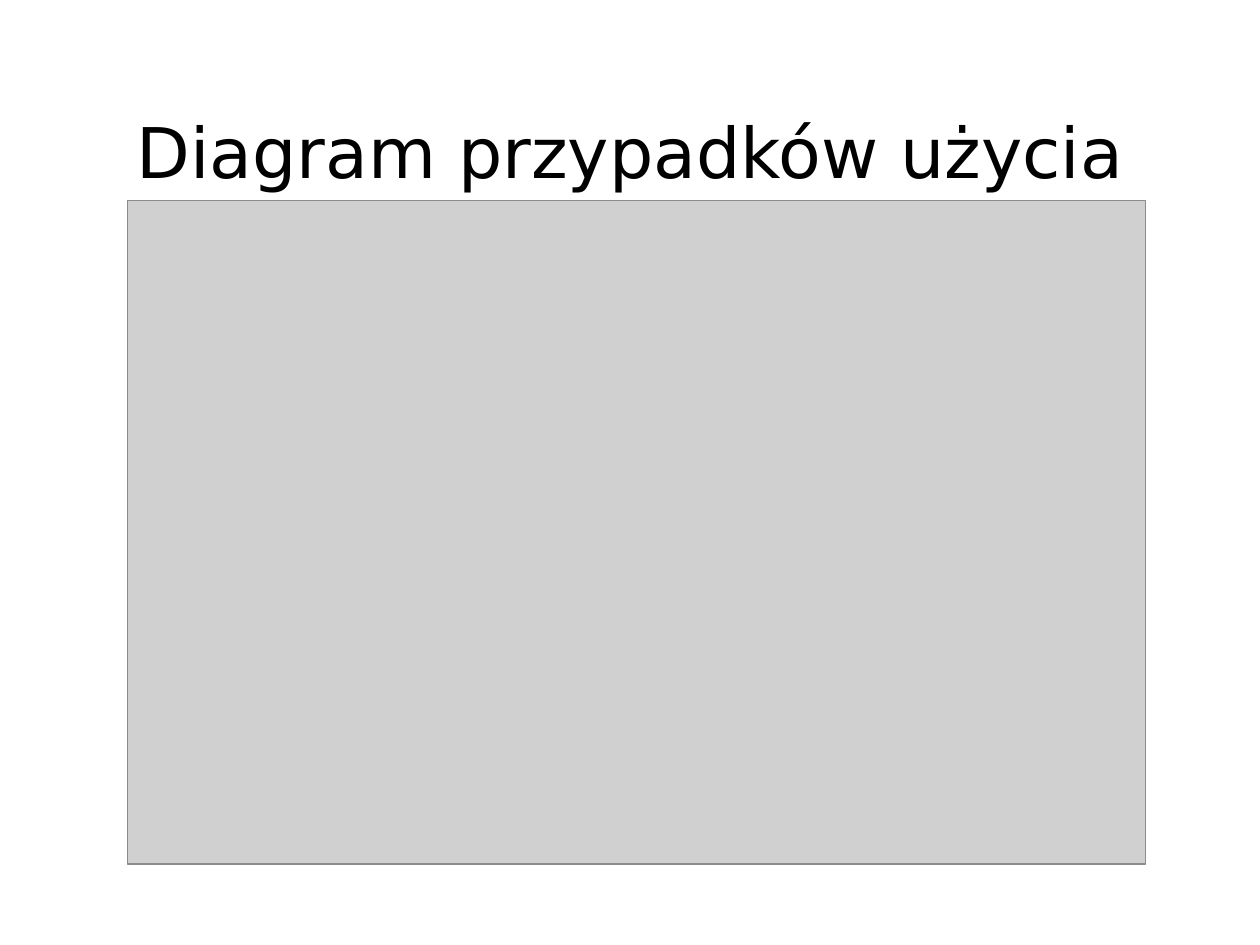
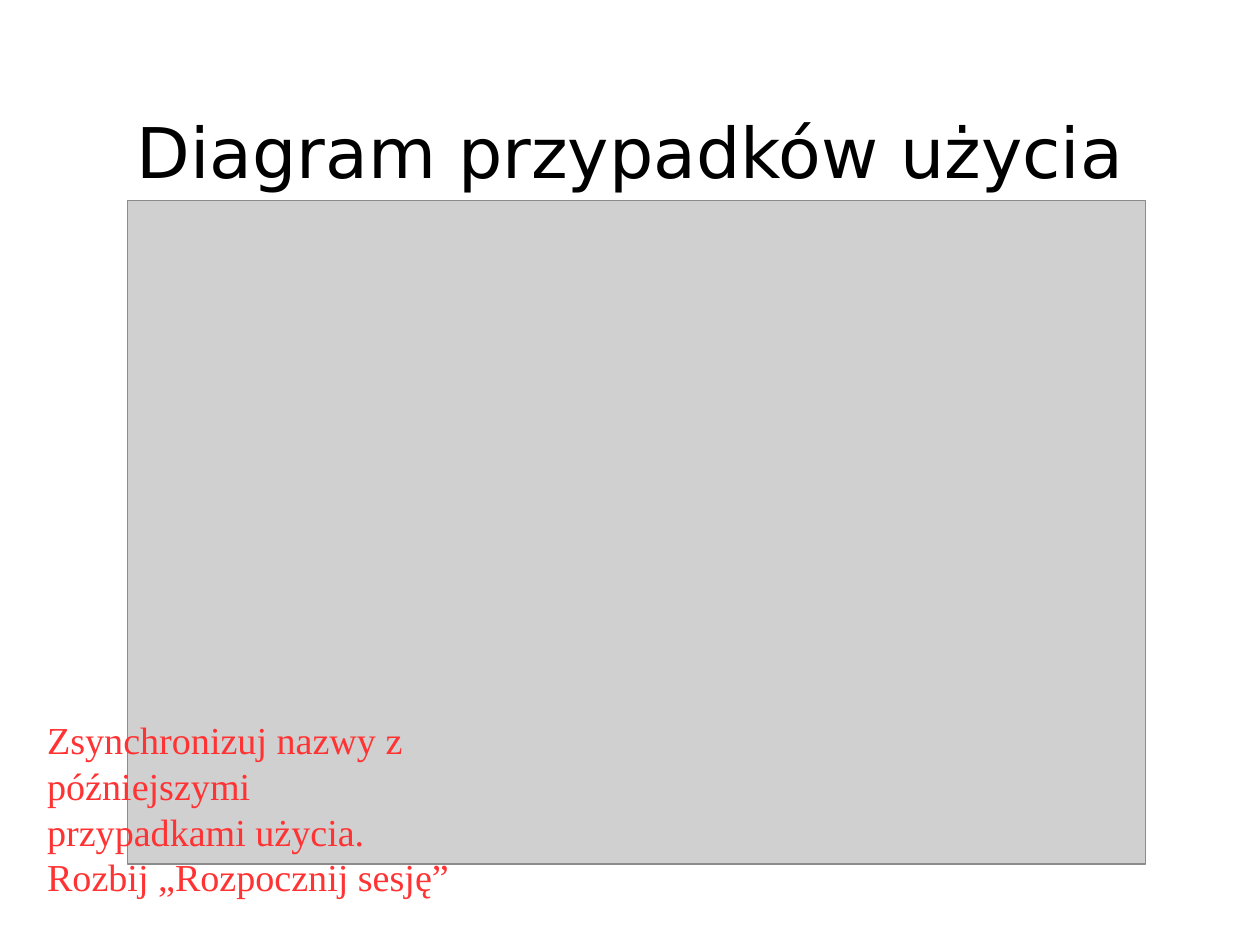
Before and after one commit to KKozlowski/IO2015, a slide deck: slide 5 of projektanci/dostęp/proj_prez.ppt (slide 4 before the commit). Drawn at 1260x945 pixels with LibreOffice and Linux fonts; fonts in the diff are those of the drawing; grey boxes stand for pictures. Boxes give left, top, right and bottom in pixels: in the first picture for what was removed or moved away, otherwise in the second. Text is boxed around its words. In the diff, an @@ line names an element or a change of style, - is before the commit and + after.

```diff
--- a/projektanci/dostęp/proj_prez.ppt
+++ b/projektanci/dostęp/proj_prez.ppt
@@ text added at [47, 725, 449, 899], 24 pt, text #FF3333 @@
+Zsynchronizuj nazwy z późniejszymi przypadkami użycia. Rozbij „Rozpocznij sesję”
```
Also in this commit, not shown: 8 other slides changed, 3 slides added, 1 slide removed, 3 other files.
